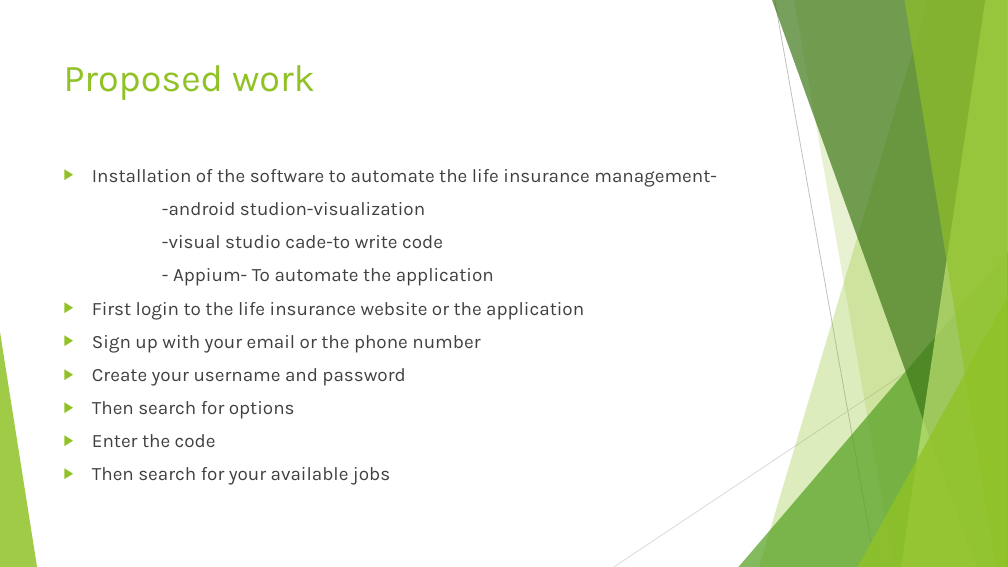
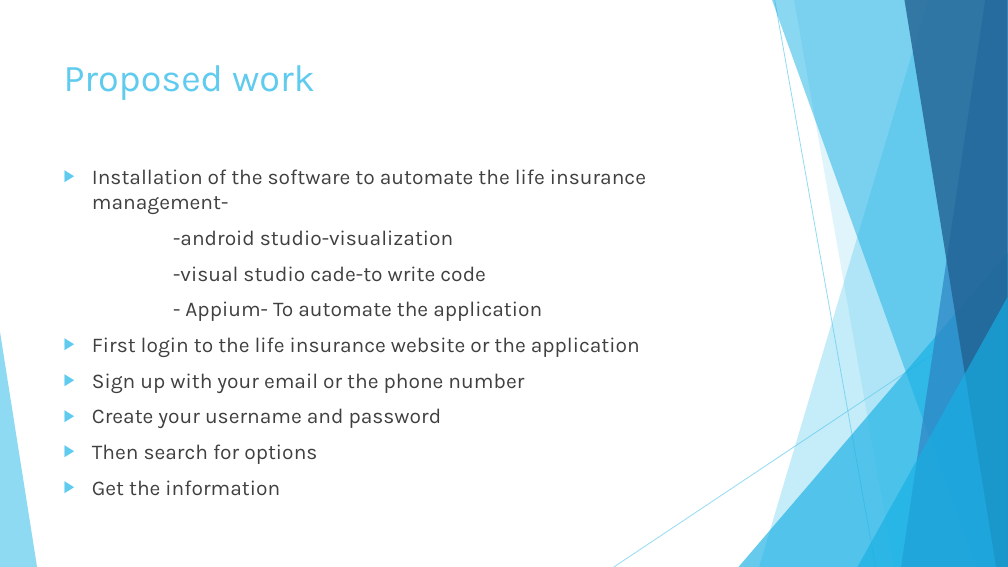
Before and after one commit to CHINTHATHANMAI/software-testing-Lab, a slide deck: slide 4 of life insurance 1.pptx. Drawn at 1008x567 pixels with LibreOffice and Linux fonts; fonts in the diff are those of the drawing. Boxes give left, top, right and bottom in pixels: in the first picture for what was removed or moved away, otherwise in the second. Text is boxed around its words. In the diff, an @@ line names an element or a change of style, - is before the commit and + after.

```diff
--- a/life insurance 1.pptx
+++ b/life insurance 1.pptx
@@ freeform shape at (759, 0, 1008, 567): fill #90C226 at 30% opacity to #5FCBEF at 36% opacity @@
@@ freeform shape at (772, 0, 1008, 567): fill #3F7819 at 70% opacity to #17B0E4 at 50% opacity @@
@@ line (775, 0) - (876, 567): stroke #BFBFBF 0.75 pt to #5FCBEF 0.75 pt @@
@@ freeform shape at (794, 0, 1008, 567): fill #90C226 at 20% opacity to #5FCBEF at 20% opacity @@
@@ freeform shape at (901, 0, 1008, 567): fill #C0E474 at 70% opacity to #2E83C3 at 70% opacity @@
@@ freeform shape at (904, 0, 1008, 567): fill #90C226 at 65% opacity to #226292 at 80% opacity @@
@@ title "Proposed work" at (64, 65, 315, 100): text colour #90C226 to #5FCBEF @@
@@ text at (92, 169, 646, 464): size 18 to 20 pt in "Installation of the software to automate the ...", "-visual studio cade-to write code", "- Appium- To automate the application", "First login to the life insurance website ..." and 3 more places; bullet colour #90C226 to #5FCBEF @@
@@ text at (173, 230, 453, 246): text changed; size 18 to 20 pt @@
--android studion-visualization
+-android studio-visualization
@@ triangle at (739, 252, 1008, 567): fill #54A021 at 72% opacity to #17B0E4 at 66% opacity @@
@@ triangle at (858, 297, 1008, 567): fill #90C226 at 80% opacity to #17B0E4 at 66% opacity @@
@@ line (1008, 305) - (614, 567): stroke #D9D9D9 0.75 pt to #5FCBEF 0.75 pt @@
@@ triangle at (0, 332, 37, 567): fill #90C226 at 85% opacity to #5FCBEF at 70% opacity @@
@@ text at (92, 480, 280, 495): text changed; size 18 to 20 pt @@
-▶ Enter the code
-▶ Then search for your available jobs
+▶ Get the information
```
Also in this commit, not shown: 7 other slides changed, 8 slides added, 6 slides removed.
